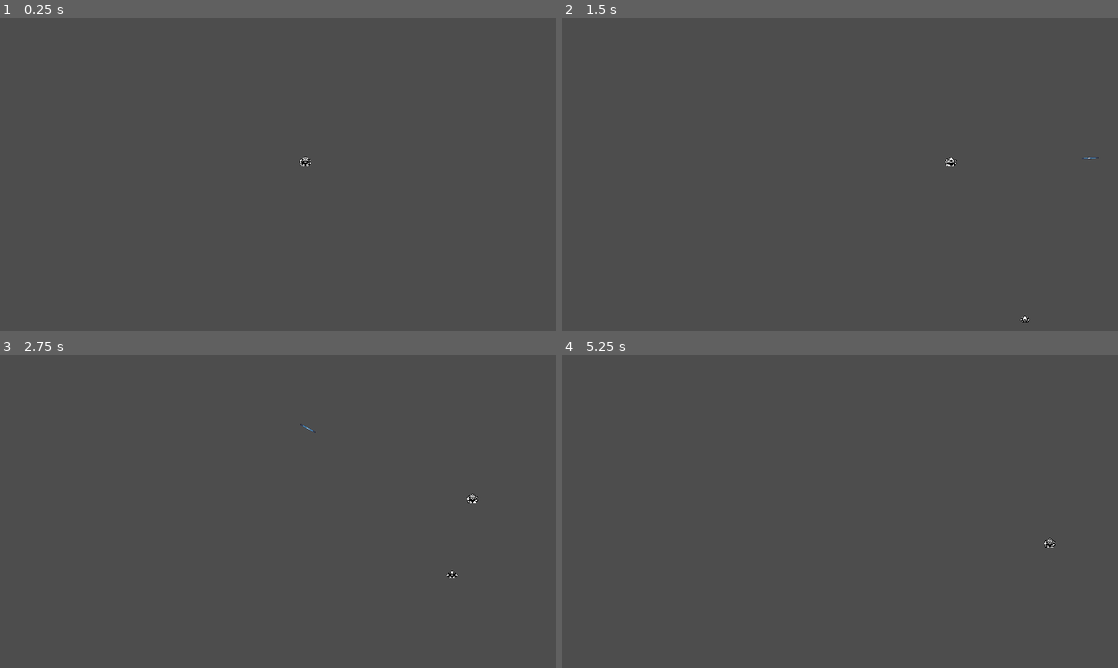
Above: before the commit, frames 1-4 (two rows, left to right).
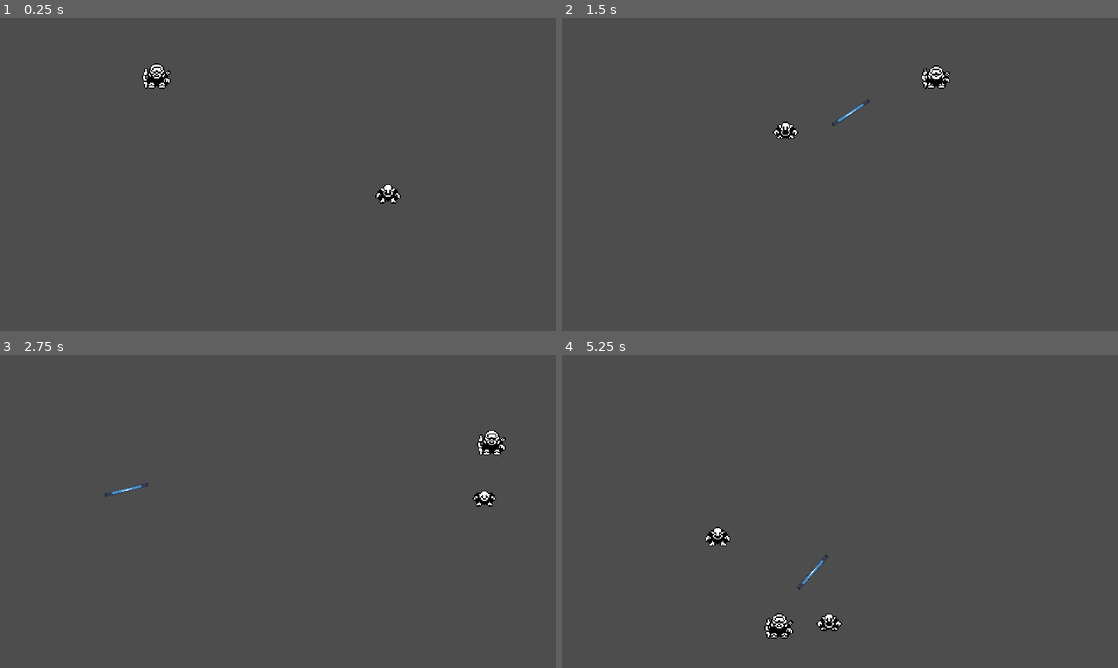
Above: after the commit, the same moments.

Repository: ReyCristian/bullet-kingdom-alchemist
Game: Godot game, scene res://escenas/node_2d.tscn
The game is run twice, just before and just after one commit, with the same random seed, the same clock (stepped at 60 frames per second) and the same inputs. The engine's default icon, where the game draws it, is replaced by a stand-in: a white triangle on a blue panel in a dark square.
Inputs (mouse positions are in pixels of both pictures, inside the frame that each line leads up to):
- Up to frame 1 (0.25 s): no input
- Up to frame 2 (1.5 s): move the mouse to (962, 158) at 0.52 s; hold Right (ui_right) 0.53-1.28 s; click (962, 158) at 0.6 s; move the mouse to (728, 190) at 1.27 s; hold Down (ui_down) from 1.28 s (still down); click (728, 190) at 1.35 s
- Up to frame 3 (2.75 s): move the mouse to (333, 442) at 2.02 s; release Down (ui_down) at 2.03 s; hold Right (ui_right) from 2.03 s (still down); click (333, 442) at 2.1 s
- Up to frame 4 (5.25 s): move the mouse to (812, 574) at 2.77 s; release Right (ui_right) at 2.78 s; hold Up (ui_up) 2.78-3.53 s; click (812, 574) at 2.85 s; move the mouse to (1006, 558) at 3.52 s; hold Left (ui_left) 3.53-5.03 s; click (1006, 558) at 3.6 s; move the mouse to (673, 464) at 4.27 s; click (673, 464) at 4.35 s; move the mouse to (867, 511) at 5.02 s; hold Down (ui_down) from 5.03 s (still down); click (867, 511) at 5.1 s

The runs differ from the first frame. In frame 1, 0.6% of the frame differs, in the area x 25-73%, y 14-60%; in frame 2, 0.6%; in frame 3, 0.6%; in frame 4, 0.8%, in the area x 25-89%, y 54-91%.

Commit message:
Creado el grid de inventario

Diff:
--- a/Pruebas.tscn
+++ b/Pruebas.tscn
@@ -3852,7 +3852,6 @@
 [node name="Node2D" type="Node2D" parent="."]
 position = Vector2(384.255, -5.14)
 
-[node name="personaje" parent="." instance=ExtResource("14_pwwkl")]
-position = Vector2(159, 152)
+[node name="juego" parent="." instance=ExtResource("14_pwwkl")]
 
 [node name="Area2D" parent="." instance=ExtResource("15_wws1q")]
--- a/contenedores/basurero.gd
+++ b/contenedores/basurero.gd
@@ -4,13 +4,13 @@
 @export var icono_tacho: Texture2D
 
 func _ready():
-	set_tamaño(1, 1)
+	set_tamaño(1)
 
-func agregar(item: Item, fila: int, columna: int) -> bool:
+func agregar(item: Item, columna: int) -> bool:
 	print("Item destruido:", item.nombre)
 	return true
 
-func quitar(fila: int, columna: int) -> Item:
+func quitar(columna: int) -> Item:
 	return null
 
 func _crear_slot(index: int) -> Control:
--- a/contenedores/contenedor.gd
+++ b/contenedores/contenedor.gd
@@ -1,42 +1,35 @@
-extends GridContainer
+extends Control
 class_name Contenedor
 
-@export var filas: int = 1
-@export var columnas: int = 1
+@export var columnas: int = 1 : set = set_columnas
 
-var _filas: int
-var _columnas: int
 var items: Array = []
 
 func _ready():
-	set_tamaño(filas, columnas)
 
-func set_tamaño(f: int, c: int) -> void:
-	_filas = f
-	_columnas = c
-	columns = c
-	items.resize(f * c)
+	set_tamaño()
 
-	# Limpiar nodos existentes (por si se reutiliza o recarga)
-	for child in get_children():
-		child.queue_free()
+func set_columnas(value: int) -> void:
+	columnas = value
+	_actualizar_tamaño_si_procede()
 
-	# Crear slots vacíos
-	for i in range(items.size()):
-		items[i] = null
-		var slot = _crear_slot(i)
-		add_child(slot)
+func _actualizar_tamaño_si_procede():
+	if not is_inside_tree(): return
+	if not Engine.is_editor_hint() and not is_node_ready(): return
+	set_tamaño()
 
-func agregar(item: Item, fila: int, columna: int) -> bool:
-	var index = calcular_index(fila, columna)
+func set_tamaño(tamaño: int = columnas) -> void:
+	items.resize(tamaño)
+	_crear_slots()
+
+func agregar(item: Item, index: int) -> bool:
 	if index < 0:
 		return false
 	items[index] = item
 	_actualizar_slot(index)
 	return true
 
-func quitar(fila: int, columna: int) -> Item:
-	var index = calcular_index(fila, columna)
+func quitar(index: int) -> Item:
 	if index < 0:
 		return null
 	var item = items[index]
@@ -44,9 +37,21 @@
 	_actualizar_slot(index)
 	return item
 
+func abrir():
+	visible = true
+
+func cerrar():
+	visible = false
+
+func _actualizar_slots():
+	for i in range(items.size()):
+		_actualizar_slot(i)
+
 func _actualizar_slot(index: int):
-	var slot = get_child(index)
-	# Actualizar ícono, color, etc.
+	# Este método lo puede implementar cada derivado para personalizar el update visual
+	pass
+
+func _crear_slots():
 	pass
 
 func _crear_slot(index: int) -> Control:
@@ -54,13 +59,6 @@
 	slot.name = "Slot_%d" % index
 	return slot
 
-func calcular_index(fila: int, columna: int) -> int:
-	if fila < 0 or fila >= _filas or columna < 0 or columna >= _columnas:
-		return -1
-	return fila * _columnas + columna
-
-func abrir():
-	visible = true
-
-func cerrar():
-	visible = false
+func _colocar_slot(slot: Control, index: int) -> void:
+	# Cada subclase debería implementar cómo se colocan los slots (grid, lista, libre, etc.)
+	add_child(slot)
--- a/contenedores/contenedor_armadura.gd
+++ b/contenedores/contenedor_armadura.gd
@@ -9,9 +9,9 @@
 	else:
 		push_error("Contenedor_Armadura: personaje no válido o sin armadura_equipada.")
 
-	set_tamaño(1, 3)
+	set_tamaño(3)
 
-func agregar(item: Item, fila: int, columna: int) -> bool:
+func agregar(item: Item, ignore: int = 0) -> bool:
 	if item is Armadura:
 		var slot = item.obtener_slot()
 		if slot >= 0 and slot < 3:
@@ -20,8 +20,7 @@
 			return true
 	return false
 
-func quitar(fila: int, columna: int) -> Item:
-	var index := calcular_index(fila, columna)
+func quitar(index: int) -> Item:
 	if index < 0:
 		return null
 	var item = items[index]
--- a/contenedores/contenedor_armas.gd
+++ b/contenedores/contenedor_armas.gd
@@ -9,11 +9,10 @@
 	else:
 		push_error("Contenedor_Armas: personaje no válido o sin arma_equipada.")
 
-	set_tamaño(1, 2)
+	set_tamaño(2)
 
 
-func agregar(item: Item, fila: int, columna: int) -> bool:
-	var index := calcular_index(fila, columna)
+func agregar(item: Item, index: int) -> bool:
 	if index < 0:
 		return false
 	if item is Arma:
@@ -22,8 +21,7 @@
 		return true
 	return false
 
-func quitar(fila: int, columna: int) -> Item:
-	var index := calcular_index(fila, columna)
+func quitar(index: int) -> Item:
 	if index < 0:
 		return null
 	var item = personaje.desequipar_arma(index)
--- a/contenedores/contenedor_cofre.gd
+++ b/contenedores/contenedor_cofre.gd
@@ -6,4 +6,4 @@
 func _ready():
 	if cofre:
 		items = cofre.items
-	set_tamaño(1, 5)
+	set_tamaño(5)
--- a/contenedores/forja.gd
+++ b/contenedores/forja.gd
@@ -4,7 +4,7 @@
 @export var recetas: Array[Receta] = []
 
 func _ready():
-	set_tamaño(1, 3)
+	set_tamaño(3)
 
 func intentar_fusionar() -> Item:
 	var tipos: Array[Item.TipoItem] = []
--- a/contenedores/inventario.gd
+++ b/contenedores/inventario.gd
@@ -1,5 +1,49 @@
+@tool
 extends Contenedor
 class_name Inventario
 
+@export var filas: int = 5 : set = set_filas
+
+var grid: GridContainer
+var grid_vacio: GridContainer
+
 func _ready():
-	set_tamaño(5, 5)
+	set_tamaño()
+	items[2]=load("res://items/armas/gun.tres")
+
+func set_filas(value: int) -> void:
+	filas = value
+	_actualizar_tamaño_si_procede()
+
+func set_tamaño(ignore: int = 0) -> void:
+	if not is_instance_valid(grid):
+		grid = GridContainer.new()
+		grid.name = "GridItems"
+		grid.set("theme_override_constants/h_separation", 0)
+		grid.set("theme_override_constants/v_separation", 0)
+		add_child(grid)
+
+	if not is_instance_valid(grid_vacio):
+		grid_vacio = GridContainer.new()
+		grid_vacio.name = "GridVacio"
+		grid_vacio.set("theme_override_constants/h_separation", 0)
+		grid_vacio.set("theme_override_constants/v_separation", 0)
+		add_child(grid_vacio)
+
+	grid_vacio.columns = columnas
+	grid.columns = columnas
+	super.set_tamaño(filas * columnas)
+
+func _crear_slots():
+	for child in grid_vacio.get_children():
+		child.queue_free()
+	for i in range(items.size()):
+		grid_vacio.add_child(_crear_slot(i))
+
+func colocar_slot(slot: Control, index: int) -> void:
+	grid.add_child(slot)
+
+func calcular_index(fila: int, columna: int) -> int:
+	if fila < 0 or fila >= filas or columna < 0 or columna >= columnas:
+		return -1
+	return fila * columnas + columna
--- a/escenas/node_2d.tscn
+++ b/escenas/node_2d.tscn
@@ -2,24 +2,23 @@
 
 [ext_resource type="PackedScene" uid="uid://doysd4cyg6o44" path="res://personajes/heroe.tscn" id="1_n280o"]
 [ext_resource type="Resource" uid="uid://cjgrqd1i3jkbx" path="res://items/armas/gun.tres" id="2_1qr11"]
-[ext_resource type="PackedScene" path="res://controladores/spawn_enemigo.tscn" id="7_1yj5m"]
+[ext_resource type="PackedScene" uid="uid://c4v6prg73mrmh" path="res://scripts/spawn_enemigo.tscn" id="7_1yj5m"]
 
 [sub_resource type="RectangleShape2D" id="RectangleShape2D_7mms0"]
 size = Vector2(51.1846, 246.848)
 
-[node name="personaje" type="Node2D"]
+[node name="Juego" type="Node2D"]
 process_mode = 3
 
 [node name="Personaje" parent="." instance=ExtResource("1_n280o")]
+position = Vector2(99, 45)
 item_inicial = ExtResource("2_1qr11")
 
 [node name="Camera2D" type="Camera2D" parent="." groups=["personaje"]]
-position = Vector2(10.865, 32)
-scale = Vector2(0.815, 0.815)
-zoom = Vector2(0.385, 0.385)
+position = Vector2(241, 134)
 
 [node name="StaticBody2D" type="StaticBody2D" parent="."]
-position = Vector2(-363, -11)
+position = Vector2(203, 141)
 scale = Vector2(-1.09264, -2.87221)
 metadata/_edit_group_ = true
 
@@ -28,7 +27,7 @@
 shape = SubResource("RectangleShape2D_7mms0")
 
 [node name="StaticBody2D2" type="StaticBody2D" parent="."]
-position = Vector2(892, -30)
+position = Vector2(720, -9)
 scale = Vector2(-1.06203, -2.7403)
 metadata/_edit_group_ = true
 
@@ -37,7 +36,7 @@
 shape = SubResource("RectangleShape2D_7mms0")
 
 [node name="StaticBody2D3" type="StaticBody2D" parent="."]
-position = Vector2(-45, -83)
+position = Vector2(123, 201)
 rotation = 1.55851
 scale = Vector2(-1.04117, 5.15565)
 metadata/_edit_group_ = true
@@ -47,7 +46,7 @@
 shape = SubResource("RectangleShape2D_7mms0")
 
 [node name="StaticBody2D4" type="StaticBody2D" parent="."]
-position = Vector2(98, 612)
+position = Vector2(372, 508)
 rotation = -1.57178
 scale = Vector2(1.07005, 6.37004)
 metadata/_edit_group_ = true
--- a/items/armas/arma.gd
+++ b/items/armas/arma.gd
@@ -24,7 +24,6 @@
 	cooldown_timer.timeout.connect(_cooldown_terminado)
 
 func usar():
-	print("¡Usando arma!")
 	if not esta_listo():
 		return
 	cooldown_timer.start()
--- a/items/armas/gun.tres
+++ b/items/armas/gun.tres
@@ -9,7 +9,7 @@
 script = ExtResource("3_24wa0")
 proyectil = ExtResource("1_0p5ai")
 "daño_base" = 10
-cooldown = 1.0
+cooldown = 0.3
 "daño" = 0
 "daño_porcentual" = 0.0
 defensa = 0
--- a/spawn_enemigo.gd
+++ b/spawn_enemigo.gd
@@ -21,7 +21,7 @@
 		$Timer.start()
 		bool_spawn = false
 		var enemi_instance = enemigo.instantiate()
-		enemi_instance.position = Vector2(random.randf_range(30, 1800), random.randf_range(30, 900))
+		enemi_instance.position = Vector2(random.randf_range(30, 450), random.randf_range(30, 230))
 		add_child(enemi_instance)
 
 
--- a/ui/deidad.tscn
+++ b/ui/deidad.tscn
@@ -4,36 +4,190 @@
 
 [node name="Deidad" type="Control"]
 layout_mode = 3
-anchors_preset = 15
+anchor_left = 0.683
 anchor_right = 1.0
 anchor_bottom = 1.0
-offset_left = 367.0
+offset_left = 0.159973
 grow_horizontal = 2
 grow_vertical = 2
 
 [node name="ColorRect" type="ColorRect" parent="."]
 visible = false
 layout_mode = 1
-anchors_preset = -1
-anchor_left = -0.168
+anchors_preset = 15
 anchor_right = 1.0
-anchor_bottom = 0.996
-offset_left = -0.0159988
-offset_bottom = 0.0799866
+anchor_bottom = 1.0
 grow_horizontal = 2
 grow_vertical = 2
 color = Color(0, 0, 0, 1)
 
-[node name="Inventario" type="GridContainer" parent="."]
-layout_mode = 1
-anchors_preset = -1
-anchor_top = 0.27
-anchor_right = 0.85
-anchor_bottom = 0.626
-offset_top = 0.0999985
-offset_right = -0.0500031
-offset_bottom = -0.0200195
+[node name="GridContainer" type="GridContainer" parent="."]
+visible = false
+custom_minimum_size = Vector2(18, 18)
+layout_mode = 2
+offset_left = 12.0
+offset_top = 73.0
+offset_right = 102.0
+offset_bottom = 163.0
+theme_override_constants/h_separation = 0
+theme_override_constants/v_separation = 0
 columns = 5
+
+[node name="ColorRect" type="ColorRect" parent="GridContainer"]
+custom_minimum_size = Vector2(18, 18)
+layout_mode = 2
+size_flags_horizontal = 4
+size_flags_vertical = 4
+
+[node name="ColorRect2" type="ColorRect" parent="GridContainer"]
+custom_minimum_size = Vector2(18, 18)
+layout_mode = 2
+size_flags_horizontal = 4
+size_flags_vertical = 4
+
+[node name="ColorRect3" type="ColorRect" parent="GridContainer"]
+custom_minimum_size = Vector2(18, 18)
+layout_mode = 2
+size_flags_horizontal = 4
+size_flags_vertical = 4
+
+[node name="ColorRect4" type="ColorRect" parent="GridContainer"]
+custom_minimum_size = Vector2(18, 18)
+layout_mode = 2
+size_flags_horizontal = 4
+size_flags_vertical = 4
+
+[node name="ColorRect5" type="ColorRect" parent="GridContainer"]
+custom_minimum_size = Vector2(18, 18)
+layout_mode = 2
+size_flags_horizontal = 4
+size_flags_vertical = 4
+
+[node name="ColorRect6" type="ColorRect" parent="GridContainer"]
+custom_minimum_size = Vector2(18, 18)
+layout_mode = 2
+size_flags_horizontal = 4
+size_flags_vertical = 4
+
+[node name="ColorRect7" type="ColorRect" parent="GridContainer"]
+custom_minimum_size = Vector2(18, 18)
+layout_mode = 2
+size_flags_horizontal = 4
+size_flags_vertical = 4
+
+[node name="ColorRect8" type="ColorRect" parent="GridContainer"]
+custom_minimum_size = Vector2(18, 18)
+layout_mode = 2
+size_flags_horizontal = 4
+size_flags_vertical = 4
+
+[node name="ColorRect9" type="ColorRect" parent="GridContainer"]
+custom_minimum_size = Vector2(18, 18)
+layout_mode = 2
+size_flags_horizontal = 4
+size_flags_vertical = 4
+
+[node name="ColorRect10" type="ColorRect" parent="GridContainer"]
+custom_minimum_size = Vector2(18, 18)
+layout_mode = 2
+size_flags_horizontal = 4
+size_flags_vertical = 4
+
+[node name="ColorRect11" type="ColorRect" parent="GridContainer"]
+custom_minimum_size = Vector2(18, 18)
+layout_mode = 2
+size_flags_horizontal = 4
+size_flags_vertical = 4
+
+[node name="ColorRect12" type="ColorRect" parent="GridContainer"]
+custom_minimum_size = Vector2(18, 18)
+layout_mode = 2
+size_flags_horizontal = 4
+size_flags_vertical = 4
+
+[node name="ColorRect13" type="ColorRect" parent="GridContainer"]
+custom_minimum_size = Vector2(18, 18)
+layout_mode = 2
+size_flags_horizontal = 4
+size_flags_vertical = 4
+
+[node name="ColorRect14" type="ColorRect" parent="GridContainer"]
+custom_minimum_size = Vector2(18, 18)
+layout_mode = 2
+size_flags_horizontal = 4
+size_flags_vertical = 4
+
+[node name="ColorRect15" type="ColorRect" parent="GridContainer"]
+custom_minimum_size = Vector2(18, 18)
+layout_mode = 2
+size_flags_horizontal = 4
+size_flags_vertical = 4
+
+[node name="ColorRect16" type="ColorRect" parent="GridContainer"]
+custom_minimum_size = Vector2(18, 18)
+layout_mode = 2
+size_flags_horizontal = 4
+size_flags_vertical = 4
+
+[node name="ColorRect17" type="ColorRect" parent="GridContainer"]
+custom_minimum_size = Vector2(18, 18)
+layout_mode = 2
+size_flags_horizontal = 4
+size_flags_vertical = 4
+
+[node name="ColorRect18" type="ColorRect" parent="GridContainer"]
+custom_minimum_size = Vector2(18, 18)
+layout_mode = 2
+size_flags_horizontal = 4
+size_flags_vertical = 4
+
+[node name="ColorRect19" type="ColorRect" parent="GridContainer"]
+custom_minimum_size = Vector2(18, 18)
+layout_mode = 2
+size_flags_horizontal = 4
+size_flags_vertical = 4
+
+[node name="ColorRect20" type="ColorRect" parent="GridContainer"]
+custom_minimum_size = Vector2(18, 18)
+layout_mode = 2
+size_flags_horizontal = 4
+size_flags_vertical = 4
+
+[node name="ColorRect21" type="ColorRect" parent="GridContainer"]
+custom_minimum_size = Vector2(18, 18)
+layout_mode = 2
+size_flags_horizontal = 4
+size_flags_vertical = 4
+
+[node name="ColorRect22" type="ColorRect" parent="GridContainer"]
+custom_minimum_size = Vector2(18, 18)
+layout_mode = 2
+size_flags_horizontal = 4
+size_flags_vertical = 4
+
+[node name="ColorRect23" type="ColorRect" parent="GridContainer"]
+custom_minimum_size = Vector2(18, 18)
+layout_mode = 2
+size_flags_horizontal = 4
+size_flags_vertical = 4
+
+[node name="ColorRect24" type="ColorRect" parent="GridContainer"]
+custom_minimum_size = Vector2(18, 18)
+layout_mode = 2
+size_flags_horizontal = 4
+size_flags_vertical = 4
+
+[node name="ColorRect25" type="ColorRect" parent="GridContainer"]
+custom_minimum_size = Vector2(18, 18)
+layout_mode = 2
+size_flags_horizontal = 4
+size_flags_vertical = 4
+
+[node name="Inventario" type="Control" parent="."]
+anchors_preset = 0
+offset_left = 12.0
+offset_top = 73.0
+offset_right = 102.0
+offset_bottom = 163.0
 script = ExtResource("1_xwlpk")
-filas = 5
 columnas = 5
--- a/ui/item_icon.gd
+++ b/ui/itemTexture/item_icon.gd
@@ -5,10 +5,13 @@
 
 
 func _ready():
+	inicializar_icono()
+
+func inicializar_icono() -> void:
 	expand_mode = TextureRect.EXPAND_IGNORE_SIZE
 	stretch_mode = TextureRect.STRETCH_KEEP_ASPECT_CENTERED
 	reset_icono()
-	custom_minimum_size = Vector2(16, 16)
+	custom_minimum_size = Vector2(18, 18)
 
 func set_icono(texture_nueva: Texture2D) -> void:
 	texture = texture_nueva
--- /dev/null
+++ b/ui/itemTexture/item_tile.gd
@@ -0,0 +1,22 @@
+extends ItemAtlas
+class_name ItemTile
+
+
+@export var tile_size: Vector2 = Vector2(18, 18)
+@export var padding: Vector2 = Vector2(6, 6)
+@export var margin: Vector2 = Vector2(7, 7)
+@export var tile: Vector2 = Vector2(18,1)
+
+func _ready() -> void:
+	icono_vacio = generar_icono_desde_celda(tile.x,tile.y)
+	inicializar_icono();
+
+func generar_icono_desde_celda(col: int, fila: int) -> AtlasTexture:
+	var tex := AtlasTexture.new()
+	tex.atlas = atlas
+	var region_pos = margin + Vector2((col) * (tile_size.x + padding.x), (fila ) * (tile_size.y + padding.y))
+	tex.region = Rect2(region_pos, tile_size)
+	return tex
+
+func set_icono_por_celda(col: int, fila: int) -> void:
+	texture = generar_icono_desde_celda(col, fila)
--- a/ui/item_tile.gd
+++ /dev/null
@@ -1,20 +0,0 @@
-extends ItemAtlas
-class_name ItemTile
-
-
-@export var tile_size: Vector2 = Vector2(16, 16)
-@export var padding: Vector2 = Vector2(8, 8)
-
-func _ready() -> void:
-	icono_vacio = generar_icono_desde_celda(18,1)
-	super._ready()
-
-func generar_icono_desde_celda(col: int, fila: int) -> AtlasTexture:
-	var tex := AtlasTexture.new()
-	tex.atlas = atlas
-	var region_pos = padding + Vector2((col - 1) * tile_size.x, (fila - 1) * tile_size.y)
-	tex.region = Rect2(region_pos, tile_size)
-	return tex
-
-func set_icono_por_celda(col: int, fila: int) -> void:
-	texture = generar_icono_desde_celda(col, fila)
Renamed: ui/item_atlas.gd -> ui/itemTexture/item_atlas.gd
